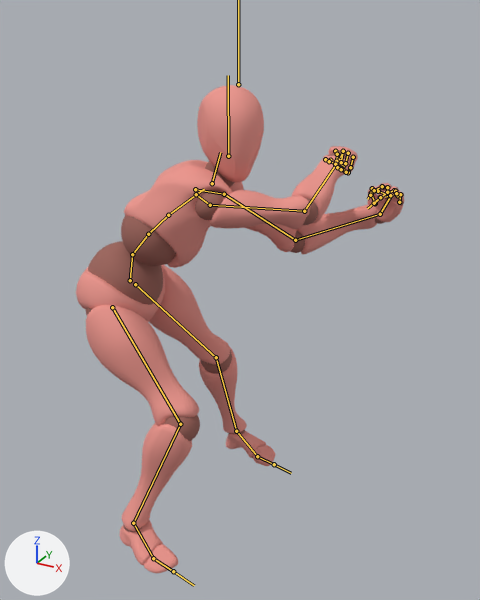
Before and after pictures for a commit that changed the FBX model Seventh Samurai/Assets/Shreyas/EnemiesScene/PlaceHolderAnims/Player/Hit2.fbx.
Rendered twice from a 50 mm camera at (1.257, -2.26, 1.735) aimed at (0.266, -0.458, 0.834). The axes (+X, +Y, +Z) are drawn at lower left. The lights are the same throughout. Both versions are drawn at frame 20 of the action 'mixamo.com'; the numbers are the values there. The bones that bend it are drawn over the model as lines.

The first picture shows 'Beta_Joints', 'Beta_Surface'.
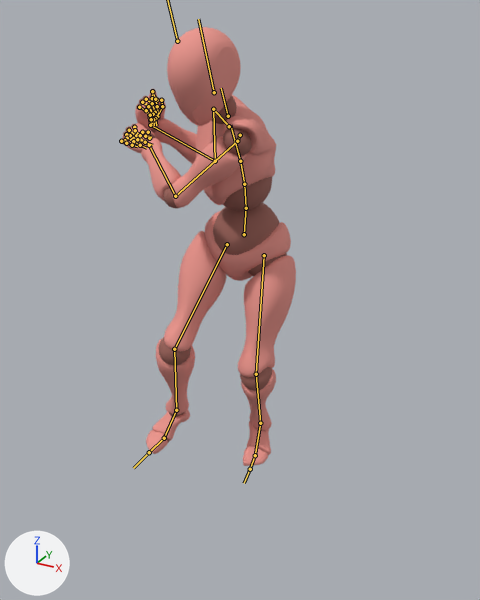
The change in detail:
Bone 'mixamorig:Hips' (bone_mixamorig_hips) moves from (-6.0, -13.4, 61.4) to (13.7, -7.2, 17.6).
Bone 'mixamorig:Hips' (bone_mixamorig_hips) turns from (-19, 101, -33) to (1, -3, -5) degrees about its own x, y and z.
Bone 'mixamorig:Spine' (bone_mixamorig_spine) turns from (36, 8, 0) to (25, -18, -10) degrees about its own x, y and z.
Bone 'mixamorig:Spine1' (bone_mixamorig_spine1) turns from (8, 2, -10) to (4, -6, 3) degrees about its own x, y and z.
Bone 'mixamorig:Spine2' (bone_mixamorig_spine2) turns from (7, 2, -10) to (3, -6, 3) degrees about its own x, y and z.
Bone 'mixamorig:Neck' (bone_mixamorig_neck) turns from (-43, -24, 15) to (-2, 7, -1) degrees about its own x, y and z.
Bone 'mixamorig:Head' (bone_mixamorig_head) turns from (-19, -47, 25) to (-1, 17, -4) degrees about its own x, y and z.
Bone 'mixamorig:RightShoulder' (bone_mixamorig_rightshoulder) turns from (-18, -14, -25) to (-22, 19, -18) degrees about its own x, y and z.
Bone 'mixamorig:RightArm' (bone_mixamorig_rightarm) turns from (-65, 19, -60) to (84, -11, 11) degrees about its own x, y and z.
Bone 'mixamorig:RightForeArm' (bone_mixamorig_rightforearm) turns from (-31, 0, -57) to (-32, -1, -130) degrees about its own x, y and z.
Bone 'mixamorig:RightHand' (bone_mixamorig_righthand) turns from (15, 18, -10) to (-10, 44, -57) degrees about its own x, y and z.
Bone 'mixamorig:LeftShoulder' (bone_mixamorig_leftshoulder) turns from (-48, 26, 40) to (-29, -37, 55) degrees about its own x, y and z.
Bone 'mixamorig:LeftArm' (bone_mixamorig_leftarm) turns from (-42, -53, 63) to (86, -26, 12) degrees about its own x, y and z.
Bone 'mixamorig:LeftForeArm' (bone_mixamorig_leftforearm) turns from (-54, -18, 26) to (28, 0, 83) degrees about its own x, y and z.
Bone 'mixamorig:LeftHand' (bone_mixamorig_lefthand) turns from (-23, -65, 76) to (-30, 21, -25) degrees about its own x, y and z.
Bone 'mixamorig:LeftHandRing1' (bone_mixamorig_lefthandring1) turns from (52, -14, -10) to (79, -6, -23) degrees about its own x, y and z.
Bone 'mixamorig:LeftHandPinky1' (bone_mixamorig_lefthandpinky1) turns from (29, -15, -6) to (50, -16, -23) degrees about its own x, y and z.
Bone 'mixamorig:LeftHandPinky2' (bone_mixamorig_lefthandpinky2) turns from (52, 7, 8) to (79, 0, 0) degrees about its own x, y and z.
Bone 'mixamorig:RightUpLeg' (bone_mixamorig_rightupleg) turns from (55, 19, -9) to (37, 0, -6) degrees about its own x, y and z.
Bone 'mixamorig:RightLeg' (bone_mixamorig_rightleg) turns from (-59, -8, -3) to (-52, -3, -6) degrees about its own x, y and z.
Bone 'mixamorig:RightFoot' (bone_mixamorig_rightfoot) turns from (7, 7, 5) to (-12, 1, 2) degrees about its own x, y and z.
Bone 'mixamorig:LeftUpLeg' (bone_mixamorig_leftupleg) turns from (43, -13, 12) to (20, -16, 7) degrees about its own x, y and z.
Bone 'mixamorig:LeftLeg' (bone_mixamorig_leftleg) turns from (-26, 24, -15) to (-48, -7, -3) degrees about its own x, y and z.
Bone 'mixamorig:LeftFoot' (bone_mixamorig_leftfoot) turns from (-1, -14, -8) to (22, -2, -1) degrees about its own x, y and z.

Pixel boxes [x1, y1, x2, y2] of what changed, in the pictures (480 x 600 px):
'Beta_Surface', posed (46% narrower, 10% shorter)
    before: [76, 85, 405, 573]
    after: [120, 27, 296, 466]
'Beta_Joints', posed (47% narrower, 8% shorter)
    before: [86, 150, 404, 532]
    after: [119, 89, 287, 442]
bone 'mixamorig:Hips', root to tip
    before: (130, 280) to (132, 253)
    after: (244, 234) to (246, 207)
bone 'mixamorig:Spine', root to tip
    before: (132, 254) to (148, 234)
    after: (246, 208) to (244, 184)
bone 'mixamorig:Spine1', root to tip
    before: (148, 234) to (168, 215)
    after: (244, 184) to (240, 161)
bone 'mixamorig:Spine2', root to tip
    before: (168, 215) to (204, 189)
    after: (240, 161) to (230, 125)
bone 'mixamorig:Neck', root to tip
    before: (212, 183) to (220, 152)
    after: (228, 116) to (221, 88)
bone 'mixamorig:Head', root to tip
    before: (228, 156) to (228, 75)
    after: (214, 92) to (198, 19)
bone 'mixamorig:RightShoulder', root to tip
    before: (196, 194) to (210, 205)
    after: (229, 126) to (213, 109)
bone 'mixamorig:RightArm', root to tip
    before: (210, 205) to (304, 211)
    after: (213, 109) to (215, 161)
bone 'mixamorig:RightForeArm', root to tip
    before: (304, 211) to (339, 160)
    after: (215, 161) to (150, 125)
bone 'mixamorig:RightHand', root to tip
    before: (339, 160) to (342, 152)
    after: (150, 125) to (146, 103)
bone 'mixamorig:LeftShoulder', root to tip
    before: (195, 189) to (224, 194)
    after: (240, 135) to (237, 141)
bone 'mixamorig:LeftArm', root to tip
    before: (224, 194) to (295, 240)
    after: (237, 141) to (175, 196)
bone 'mixamorig:LeftForeArm', root to tip
    before: (295, 240) to (380, 214)
    after: (175, 196) to (149, 145)
bone 'mixamorig:LeftHand', root to tip
    before: (380, 214) to (392, 194)
    after: (149, 145) to (131, 132)
bone 'mixamorig:LeftHandRing1', root to tip
    before: (397, 195) to (395, 191)
    after: (126, 134) to (127, 138)
bone 'mixamorig:LeftHandPinky1', root to tip
    before: (399, 202) to (400, 194)
    after: (125, 140) to (121, 141)
bone 'mixamorig:LeftHandPinky2', root to tip
    before: (400, 194) to (396, 193)
    after: (121, 141) to (126, 143)
bone 'mixamorig:RightUpLeg', root to tip
    before: (112, 307) to (180, 424)
    after: (227, 244) to (174, 349)
bone 'mixamorig:RightLeg', root to tip
    before: (180, 424) to (133, 523)
    after: (174, 349) to (176, 410)
bone 'mixamorig:RightFoot', root to tip
    before: (133, 523) to (153, 558)
    after: (176, 410) to (164, 438)
bone 'mixamorig:LeftUpLeg', root to tip
    before: (135, 284) to (216, 357)
    after: (264, 255) to (256, 374)
bone 'mixamorig:LeftLeg', root to tip
    before: (216, 357) to (236, 431)
    after: (256, 374) to (260, 423)
bone 'mixamorig:LeftFoot', root to tip
    before: (236, 431) to (257, 456)
    after: (260, 423) to (255, 455)
